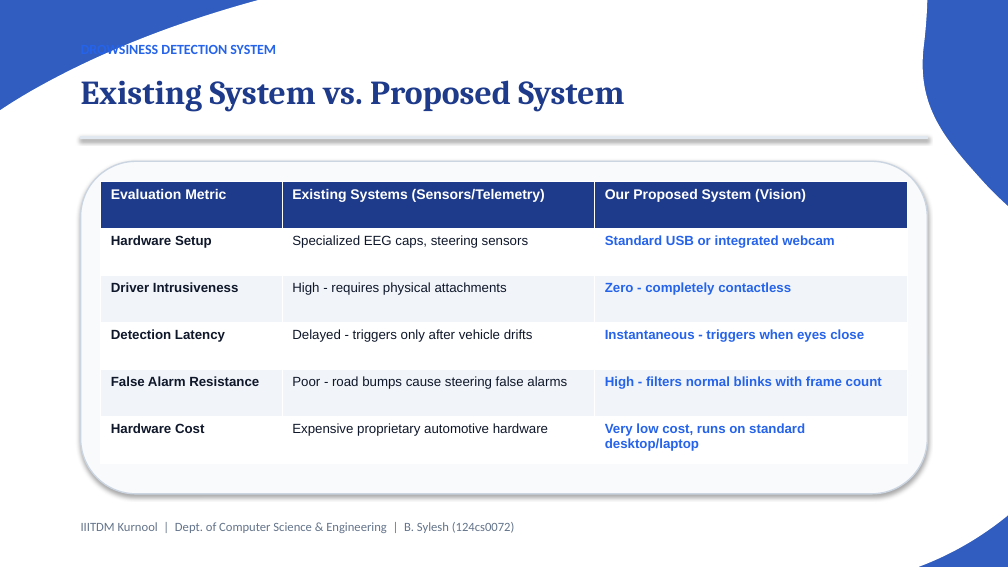
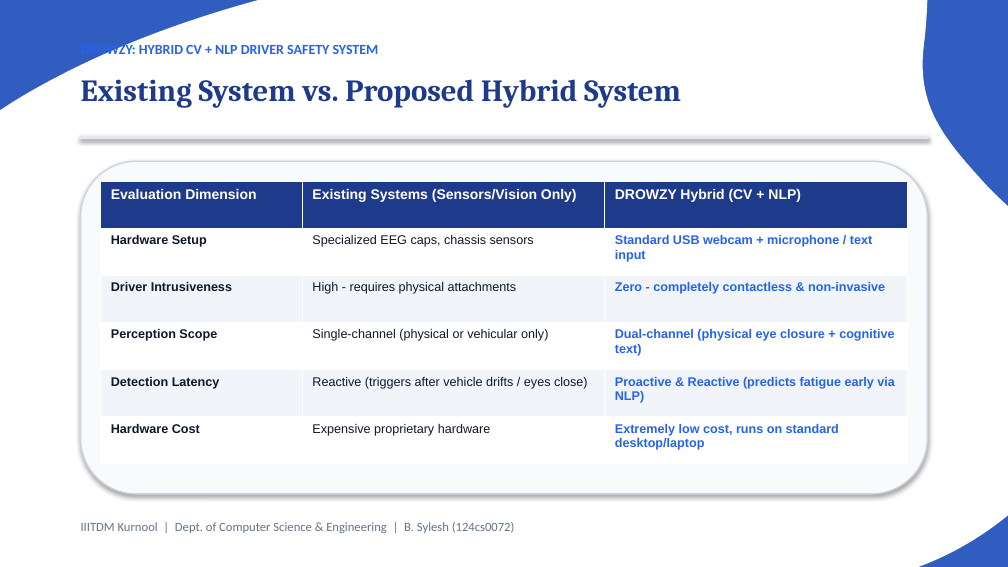
Before and after one commit to iotaaw/Drozy, a slide deck: slide 5 of Drowsiness_Detection_Presentation.pptx. Drawn at 1008x567 pixels with LibreOffice and Linux fonts; fonts in the diff are those of the drawing. Boxes give left, top, right and bottom in pixels: in the first picture for what was removed or moved away, otherwise in the second. Text is boxed around its words. In the diff, an @@ line names an element or a change of style, - is before the commit and + after.

Commit message:
Add Drowzy NLP driver safety project

```diff
--- a/Drowsiness_Detection_Presentation.pptx
+++ b/Drowsiness_Detection_Presentation.pptx
@@ text at <box>81,42,379,58</box>: text changed @@
-DROWSINESS DETECTION SYSTEM
+DROWZY: HYBRID CV + NLP DRIVER SAFETY SYSTEM
@@ text at <box>81,79,681,108</box>: text changed; size 24 to 22 pt @@
-Existing System vs. Proposed System
+Existing System vs. Proposed Hybrid System
@@ table at <box>101,181,907,464</box> @@
-row 1: Evaluation Metric | Existing Systems (Sensors/Telemetry) | Our Proposed System (Vision)
+row 1: Evaluation Dimension | Existing Systems (Sensors/Vision Only) | DROWZY Hybrid (CV + NLP)
-row 2, column 2: Specialized EEG caps, steering sensors
+row 2, column 2: Specialized EEG caps, chassis sensors
-row 2, column 3: Standard USB or integrated webcam
+row 2, column 3: Standard USB webcam + microphone / text input
-row 3, column 3: Zero - completely contactless
+row 3, column 3: Zero - completely contactless & non-invasive
-row 4: Detection Latency | Delayed - triggers only after vehicle drifts | Instantaneous - triggers when eyes close
+row 4: Perception Scope | Single-channel (physical or vehicular only) | Dual-channel (physical eye closure + cognitive text)
-row 5: False Alarm Resistance | Poor - road bumps cause steering false alarms | High - filters normal blinks with frame count
+row 5: Detection Latency | Reactive (triggers after vehicle drifts / eyes close) | Proactive & Reactive (predicts fatigue early via NLP)
-row 6, column 2: Expensive proprietary automotive hardware
+row 6, column 2: Expensive proprietary hardware
-row 6, column 3: Very low cost, runs on standard desktop/laptop
+row 6, column 3: Extremely low cost, runs on standard desktop/laptop
@@ size 9.5 to 9 pt in "Hardware Setup", "Driver Intrusiveness", "High - requires physical attachments", "Hardware Cost" @@
```
Also in this commit, not shown: 9 other slides changed, 13 slides added, 8 slides removed, 23 other files.
